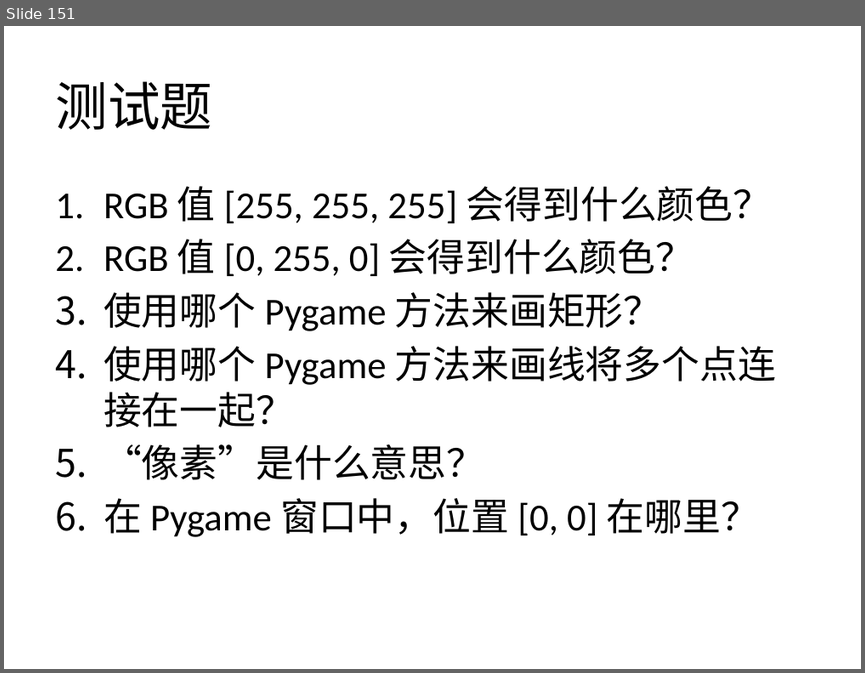
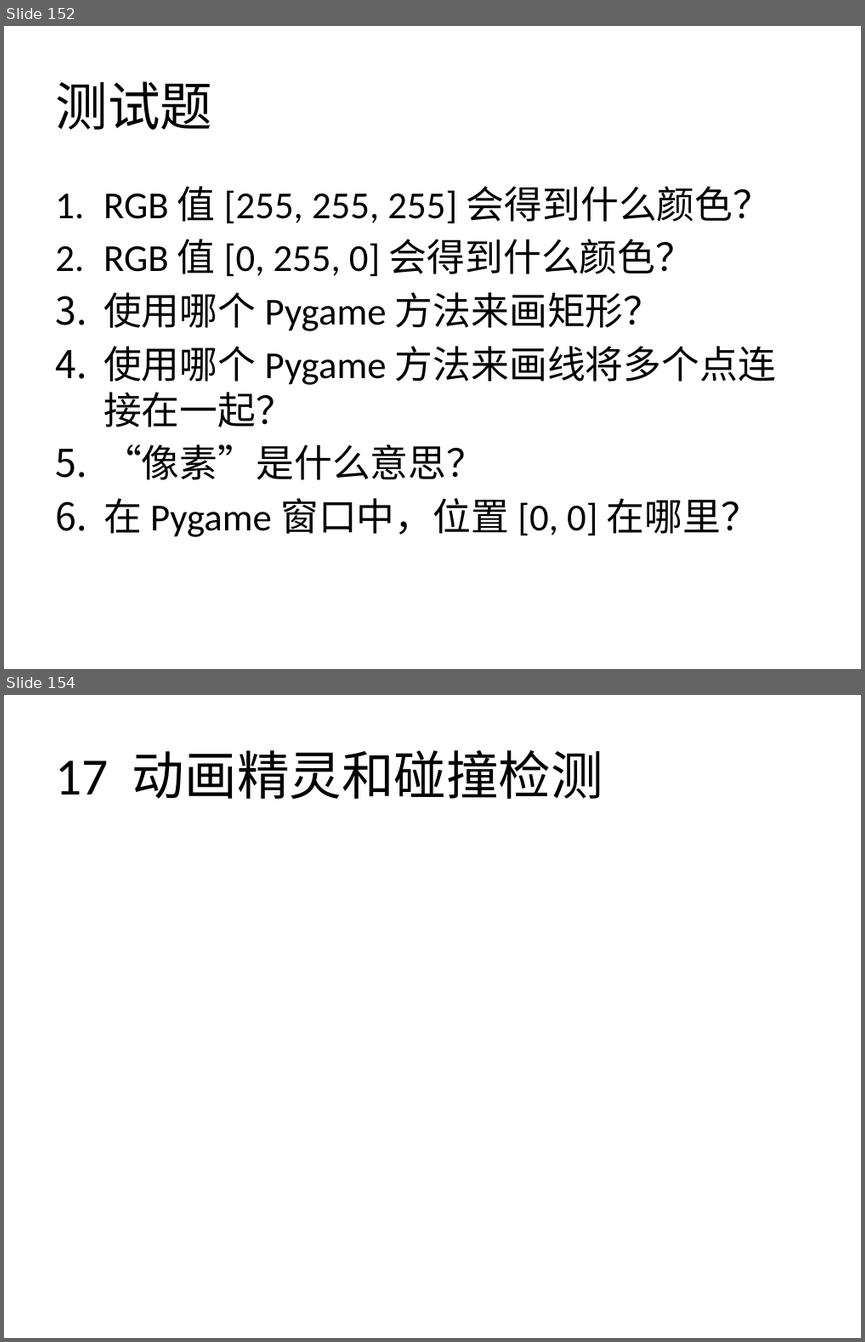
Before and after one commit to zhinan18/Python3, a slide deck: readme/Python3.pptx. Shown one above the other, each under a label of ours: slide 151 before the commit, slides 152 and 154 after it; the slides between them are not shown. The pictures are 865x673 and 865x1342 pixels, drawn with LibreOffice and Linux fonts; fonts in the diff are those of the drawing. Boxes give left, top, right and bottom in pixels: in the first picture for what was removed or moved away, otherwise in the second. Text is boxed around its words. In the diff, an @@ line names an element or a change of style, - is before the commit and + after.

```diff
--- a/readme/Python3.pptx
+++ b/readme/Python3.pptx
@@ slide 154 added at (4, 695, 861, 1338), background #FFFFFF @@
@@ title added at (55, 750, 603, 800), 44 pt, text #000000 @@
+17 动画精灵和碰撞检测
@@ what was slide 151 is now slide 152 @@
```
Also in this commit, not shown: 2 slides changed, 5 other slides added, 29 other files.
